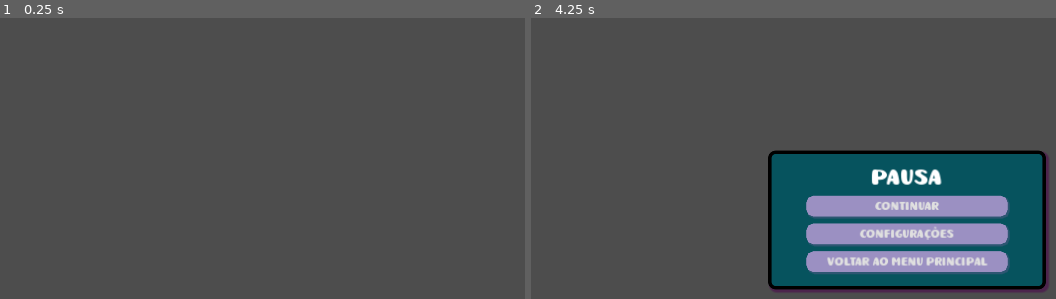
Above: before the commit, frames 1-2 (left to right).
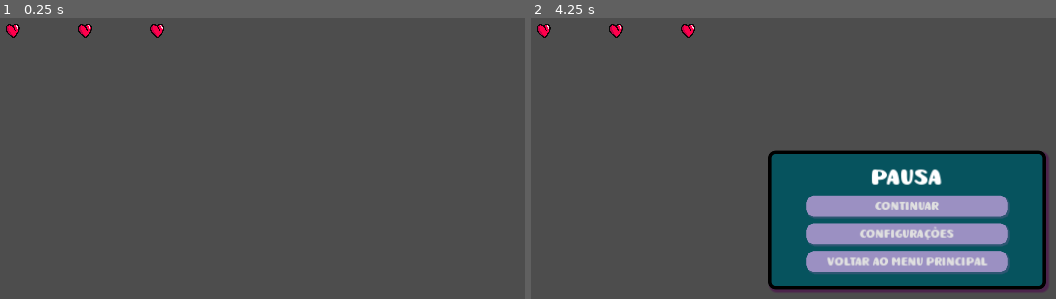
Above: after the commit, the same moments.

Repository: IsaacoHamsto/runawaybeargame
Game: Godot game, scene res://Scenes/UI/HUD.tscn
Two runs of this game, one before a commit and one after it. Both use one fixed random seed, a clock stepped at 60 frames per second and the inputs below. This scene is started directly instead of the project's main scene.
Inputs:
- Up to frame 1 (0.25 s): no input
- Up to frame 2 (4.25 s): tap Enter at 0.5, 2, 3.5 s; hold Right (ui_right) 0.53-1.28 s; tap Space at 1.25, 2.75 s; hold Down (ui_down) 1.28-2.03 s; hold Right (ui_right) 2.03-2.78 s; hold Up (ui_up) 2.78-3.53 s; hold Left (ui_left) from 3.53 s (still down); tap Escape (ui_pause) at 4.15 s

The runs differ from the first frame. In frame 1, 0.3% of the frame differs, in the area x 1-32%, y 2-8%; in frame 2, 0.3%.
Error in both runs: Invalid access to property or key 'currentHealth' on a base object of type 'null instance'. (res://Scripts/HUD.gd:35)

Commit message:
Adicionar base para UI da vida

Diff:
--- a/Scenes/UI/HUD.tscn
+++ b/Scenes/UI/HUD.tscn
@@ -1,9 +1,10 @@
-[gd_scene load_steps=6 format=3 uid="uid://c72u8lga501u6"]
+[gd_scene load_steps=7 format=3]
 
 [ext_resource type="Script" path="res://Scripts/HUD.gd" id="1_s0wbu"]
 [ext_resource type="FontFile" uid="uid://b15ui78hvfg7i" path="res://Resources/Bubbly-Regular.otf" id="2_jnmvm"]
-[ext_resource type="PackedScene" uid="uid://bhlimsgsx376r" path="res://Scenes/UI/PauseMenu.tscn" id="3_cct4x"]
+[ext_resource type="PackedScene" path="res://Scripts/PauseMenu.tscn" id="3_cct4x"]
 [ext_resource type="PackedScene" uid="uid://cco8stx16555c" path="res://Scenes/UI/GameOverMenu.tscn" id="4_1rkex"]
+[ext_resource type="Texture2D" uid="uid://c4fdcvangtdlm" path="res://Resources/heart.png" id="5_udkxx"]
 
 [sub_resource type="Theme" id="Theme_jgnuq"]
 default_font = ExtResource("2_jnmvm")
@@ -46,5 +47,32 @@
 process_mode = 3
 visible = false
 
+[node name="MarginContainer" type="MarginContainer" parent="."]
+offset_right = 300.0
+offset_bottom = 100.0
+
+[node name="HBoxContainer" type="HBoxContainer" parent="MarginContainer"]
+layout_mode = 2
+
+[node name="TextureRect" type="TextureRect" parent="MarginContainer/HBoxContainer"]
+layout_mode = 2
+texture = ExtResource("5_udkxx")
+expand_mode = 2
+stretch_mode = 4
+
+[node name="TextureRect2" type="TextureRect" parent="MarginContainer/HBoxContainer"]
+layout_mode = 2
+texture = ExtResource("5_udkxx")
+expand_mode = 2
+stretch_mode = 4
+
+[node name="TextureRect3" type="TextureRect" parent="MarginContainer/HBoxContainer"]
+layout_mode = 2
+texture = ExtResource("5_udkxx")
+expand_mode = 2
+stretch_mode = 4
+
+[node name="AnimationPlayer" type="AnimationPlayer" parent="MarginContainer"]
+
 [connection signal="gameOver" from="." to="GameOverMenu" method="on_gameOver"]
 [connection signal="timeout" from="MessageTimer" to="." method="_on_messageTimer_timeout"]
--- /dev/null
+++ b/Scenes/UI/HealthUI.gd
@@ -0,0 +1,11 @@
+extends MarginContainer
+
+
+# Called when the node enters the scene tree for the first time.
+func _ready():
+	pass # Replace with function body.
+
+
+# Called every frame. 'delta' is the elapsed time since the previous frame.
+func _process(delta):
+	pass
--- /dev/null
+++ b/Scripts/PauseMenu.tscn
@@ -0,0 +1,73 @@
+[gd_scene load_steps=6 format=3]
+
+[ext_resource type="Theme" uid="uid://os7lai20iikc" path="res://Resources/Fonts/MainTheme.tres" id="1_jeje7"]
+[ext_resource type="Script" path="res://Scripts/PauseMenu.gd" id="2_2i7v2"]
+[ext_resource type="PackedScene" uid="uid://dxu5crud0musu" path="res://Scenes/UI/ConfigMenu.tscn" id="3_66j6b"]
+
+[sub_resource type="InputEventAction" id="InputEventAction_cskm6"]
+action = &"ui_pause"
+pressed = true
+
+[sub_resource type="Shortcut" id="Shortcut_opk4m"]
+events = [SubResource("InputEventAction_cskm6")]
+
+[node name="PauseMenu" type="ColorRect"]
+process_mode = 3
+anchors_preset = 15
+anchor_right = 1.0
+anchor_bottom = 1.0
+grow_horizontal = 2
+grow_vertical = 2
+theme = ExtResource("1_jeje7")
+color = Color(1, 1, 1, 0)
+script = ExtResource("2_2i7v2")
+
+[node name="CenterContainer" type="CenterContainer" parent="."]
+layout_mode = 1
+anchors_preset = 15
+anchor_right = 1.0
+anchor_bottom = 1.0
+grow_horizontal = 2
+grow_vertical = 2
+
+[node name="PanelContainer" type="PanelContainer" parent="CenterContainer"]
+custom_minimum_size = Vector2(400, 200)
+layout_mode = 2
+
+[node name="MarginContainer" type="MarginContainer" parent="CenterContainer/PanelContainer"]
+layout_mode = 2
+theme_override_constants/margin_left = 50
+theme_override_constants/margin_top = 15
+theme_override_constants/margin_right = 50
+theme_override_constants/margin_bottom = 20
+
+[node name="VBoxContainer" type="VBoxContainer" parent="CenterContainer/PanelContainer/MarginContainer"]
+layout_mode = 2
+theme_override_constants/separation = 10
+
+[node name="Title" type="Label" parent="CenterContainer/PanelContainer/MarginContainer/VBoxContainer"]
+layout_mode = 2
+theme_override_font_sizes/font_size = 32
+text = "PAUSA"
+horizontal_alignment = 1
+
+[node name="PlayButton" type="Button" parent="CenterContainer/PanelContainer/MarginContainer/VBoxContainer"]
+layout_mode = 2
+size_flags_vertical = 3
+shortcut = SubResource("Shortcut_opk4m")
+text = "CONTINUAR"
+
+[node name="ConfigButton" type="Button" parent="CenterContainer/PanelContainer/MarginContainer/VBoxContainer"]
+layout_mode = 2
+size_flags_vertical = 3
+text = "CONFIGURAÇÕES"
+
+[node name="MainMenuButton" type="Button" parent="CenterContainer/PanelContainer/MarginContainer/VBoxContainer"]
+layout_mode = 2
+size_flags_vertical = 3
+text = "VOLTAR AO MENU PRINCIPAL"
+
+[node name="ConfigMenu" parent="." instance=ExtResource("3_66j6b")]
+visible = false
+
+[connection signal="pressed" from="CenterContainer/PanelContainer/MarginContainer/VBoxContainer/MainMenuButton" to="." method="go_to_mainMenu"]
Binary file added: Resources/heart.png
Not shown, added: Resources/heart.png.import
Not shown: 1 places in Scenes/UI/MainMenu.tscn that only renumber resources
